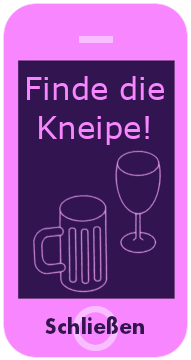
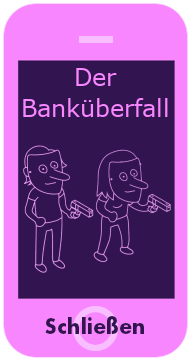
Layers edited between the first and the second 191×360 image:
added group "BankRobbery" with 5 layers above "CarAccident" over [23, 68, 171, 287]
added layer "cover #2" in group "BankRobbery" over [23, 68, 171, 273]
hid "finde die kneipe", moved it into group "Cylinder" over [27, 76, 164, 293]
